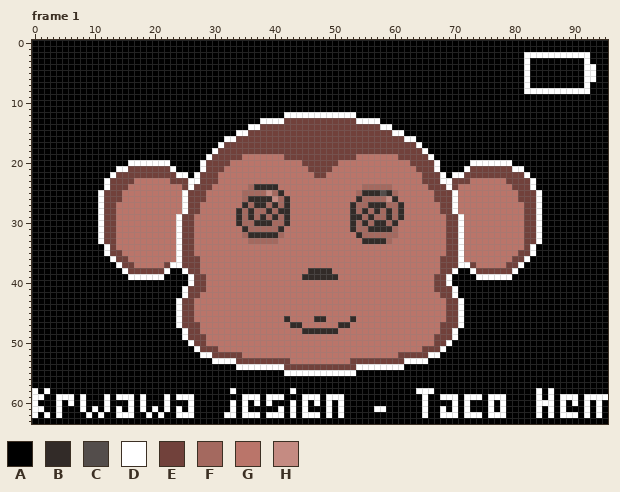
Two states of a pixel-art file, firmware/assets/MP3-Gotchi - GUI.aseprite. Above: the version before the commit.
96x64 pixels, 2 frames. Shown: frame 1. The commit also changed other frames, which this record leaves out.
Visible layers, top first: "Icons/icon-battery", "Noses/nose", "Mouths/mouth-smile", "Mouths/mouth-dizzy", "Eyes/eyes-open" opacity 16%, "Eyes/eyes-dizzy", "HUD/song-title", "HUD/monkey-bg".
Palette (. is transparent): A #000000  B #322b28  C #534d4b  D #ffffff  E #71413b  F #a4695f  G #ba756a  H #c58b82
Pixels before, frame 1 (only the part around the change), first column x 26:
12 AAAAAAAAAAAAAAAADDDDDDDDDDDDAAAAAAAAAAAA
13 AAAAAAAAAAAADDDDEEEEEEEEEEEEDDDDAAAAAAAA
14 AAAAAAAAAADDEEEEEEEEEEEEEEEEEEEEDDAAAAAA
15 AAAAAAAADDEEEEEEEEEEEEEEEEEEEEEEEEDDAAAA
16 AAAAAADDEEEEEEEEEEEEEEEEEEEEEEEEEEEEDDAA
17 AAAAADEEEEEEEEEEEEEEEEEEEEEEEEEEEEEEEEDA
18 AAAADEEEEEEEEEEEEEEEEEEEEEEEEEEEEEEEEEED
19 AAADEEEEEGGGGGGGEEEEEEEEEEEEGGGGGGGEEEEE
20 AADEEEEGGGGGGGGGGGGEEEEEEGGGGGGGGGGGGEEE
21 AADEEEGGGGGGGGGGGGGGEEEEGGGGGGGGGGGGGGEE
22 ADEEEGGGGGGGGGGGGGGGGEEGGGGGGGGGGGGGGGGE
23 DDEEEGGGGGGGGGGGGGGGGGGGGGGGGGGGGGGGGGGE
24 DEEEGGGGGGFBBBBGGGGGGGGGGGGGGFFFFFGGGGGG
25 EEEGGGGGGFFFFHFBGGGGGGGGGGGGFBBBCBFGGGGG
26 EEEGGGGGGFBBBBHFBGGGGGGGGGGGBFFFFHBGGGGG
27 EEGGGGGGGBFBBFBFBGGGGGGGGGGBFFBBBFFBGGGG
28 EEGGGGGGBFBFFBFBBGGGGGGGGGGBFBFBFBFBGGGG
29 EGGGGGGGBFBFBFBFBGGGGGGGGGGBBFBFFBFBGGGG
30 EGGGGGGGBFFBBBFFBGGGGGGGGGGBFBFBBFBGGGGG
31 EGGGGGGGGBFFFFFBGGGGGGGGGGGBFFBBBBFGGGGG
32 EGGGGGGGGFBBBBBFGGGGGGGGGGGGBFFFFFFGGGGG
33 EGGGGGGGGGFFFFFGGGGGGGGGGGGGGBBBBFGGGGGG
34 EGGGGGGGGGGGGGGGGGGGGGGGGGGGGGGGGGGGGGGG
35 EGGGGGGGGGGGGGGGGGGGGGGGGGGGGGGGGGGGGGGG
36 EEGGGGGGGGGGGGGGGGGGGGGGGGGGGGGGGGGGGGGG
37 EEGGGGGGGGGGGGGGGGGGGGGGGGGGGGGGGGGGGGGG
38 EEGGGGGGGGGGGGGGGGGGBBBBGGGGGGGGGGGGGGGG
39 DEEGGGGGGGGGGGGGGGGBBBBBBGGGGGGGGGGGGGGG
40 DEEGGGGGGGGGGGGGGGGGGGGGGGGGGGGGGGGGGGGG
41 EEEGGGGGGGGGGGGGGGGGGGGGGGGGGGGGGGGGGGGG
42 EEGGGGGGGGGGGGGGGGGGGGGGGGGGGGGGGGGGGGGG
43 EGGGGGGGGGGGGGGGGGGGGGGGGGGGGGGGGGGGGGGG
44 EGGGGGGGGGGGGGGGGGGGGGGGGGGGGGGGGGGGGGGG
45 EGGGGGGGGGGGGGGGGGGGGGGGGGGGGGGGGGGGGGGG
46 EGGGGGGGGGGGGGGGBGGGGBBGGGGBGGGGGGGGGGGG
47 EEGGGGGGGGGGGGGGGBBGGGGGGBBGGGGGGGGGGGGG
48 EEGGGGGGGGGGGGGGGGGBBBBBBGGGGGGGGGGGGGGG
49 EEEGGGGGGGGGGGGGGGGGGGGGGGGGGGGGGGGGGGGG
50 DEEGGGGGGGGGGGGGGGGGGGGGGGGGGGGGGGGGGGGG
51 ADEEEGGGGGGGGGGGGGGGGGGGGGGGGGGGGGGGGGGE
Now the later version:
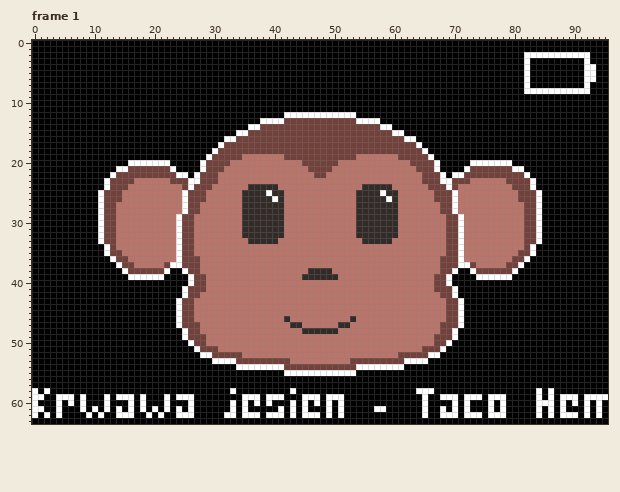
The exact change:
{"change": "layer \"Eyes/eyes-dizzy\" now hidden"}
{"change": "layer \"Eyes/eyes-open\" opacity 16% -> 100%"}
{"change": "layer \"Mouths/mouth-dizzy\" now hidden"}
{"where": "frame 1"}
{"frame":1,"y":24,"x":36,"old":"F","new":"B"}
{"frame":1,"y":24,"x":55,"old":"FFFFF","new":"BBBBB"}
{"frame":1,"y":25,"x":35,"old":"FFFFHF","new":"BBBBDB"}
{"frame":1,"y":25,"x":54,"old":"F","new":"B"}
{"frame":1,"y":25,"x":58,"old":"C","new":"D"}
{"frame":1,"y":25,"x":60,"old":"F","new":"B"}
{"frame":1,"y":26,"x":35,"old":"F","new":"B"}
{"frame":1,"y":26,"x":40,"old":"HFB","new":"DBG"}
{"frame":1,"y":26,"x":55,"old":"FFFFH","new":"BBBBD"}
{"frame":1,"y":27,"x":36,"old":"F","new":"B"}
{"frame":1,"y":27,"x":39,"old":"F","new":"B"}
{"frame":1,"y":27,"x":41,"old":"FB","new":"BG"}
{"frame":1,"y":27,"x":53,"old":"BFF","new":"GBB"}
{"frame":1,"y":27,"x":59,"old":"FFB","new":"BBG"}
{"frame":1,"y":28,"x":34,"old":"BF","new":"GB"}
{"frame":1,"y":28,"x":37,"old":"FF","new":"BB"}
{"frame":1,"y":28,"x":40,"old":"F","new":"B"}
{"frame":1,"y":28,"x":42,"old":"B","new":"G"}
{"frame":1,"y":28,"x":53,"old":"BF","new":"GB"}
{"frame":1,"y":28,"x":56,"old":"F","new":"B"}
{"frame":1,"y":28,"x":58,"old":"F","new":"B"}
{"frame":1,"y":28,"x":60,"old":"FB","new":"BG"}
{"frame":1,"y":29,"x":34,"old":"BF","new":"GB"}
{"frame":1,"y":29,"x":37,"old":"F","new":"B"}
{"frame":1,"y":29,"x":39,"old":"F","new":"B"}
{"frame":1,"y":29,"x":41,"old":"FB","new":"BG"}
{"frame":1,"y":29,"x":53,"old":"B","new":"G"}
{"frame":1,"y":29,"x":55,"old":"F","new":"B"}
{"frame":1,"y":29,"x":57,"old":"FF","new":"BB"}
{"frame":1,"y":29,"x":60,"old":"FB","new":"BG"}
{"frame":1,"y":30,"x":34,"old":"BFF","new":"GBB"}
{"frame":1,"y":30,"x":40,"old":"FFB","new":"BBG"}
{"frame":1,"y":30,"x":53,"old":"BF","new":"GB"}
{"frame":1,"y":30,"x":56,"old":"F","new":"B"}
{"frame":1,"y":30,"x":59,"old":"F","new":"B"}
{"frame":1,"y":31,"x":36,"old":"FFFFF","new":"BBBBB"}
{"frame":1,"y":31,"x":53,"old":"BFF","new":"GBB"}
{"frame":1,"y":31,"x":60,"old":"F","new":"B"}
{"frame":1,"y":32,"x":35,"old":"F","new":"B"}
{"frame":1,"y":32,"x":41,"old":"F","new":"B"}
{"frame":1,"y":32,"x":55,"old":"FFFFFF","new":"BBBBBB"}
{"frame":1,"y":33,"x":36,"old":"FFFFF","new":"BBBBB"}
{"frame":1,"y":33,"x":59,"old":"F","new":"B"}
{"frame":1,"y":46,"x":47,"old":"BB","new":"GG"}
